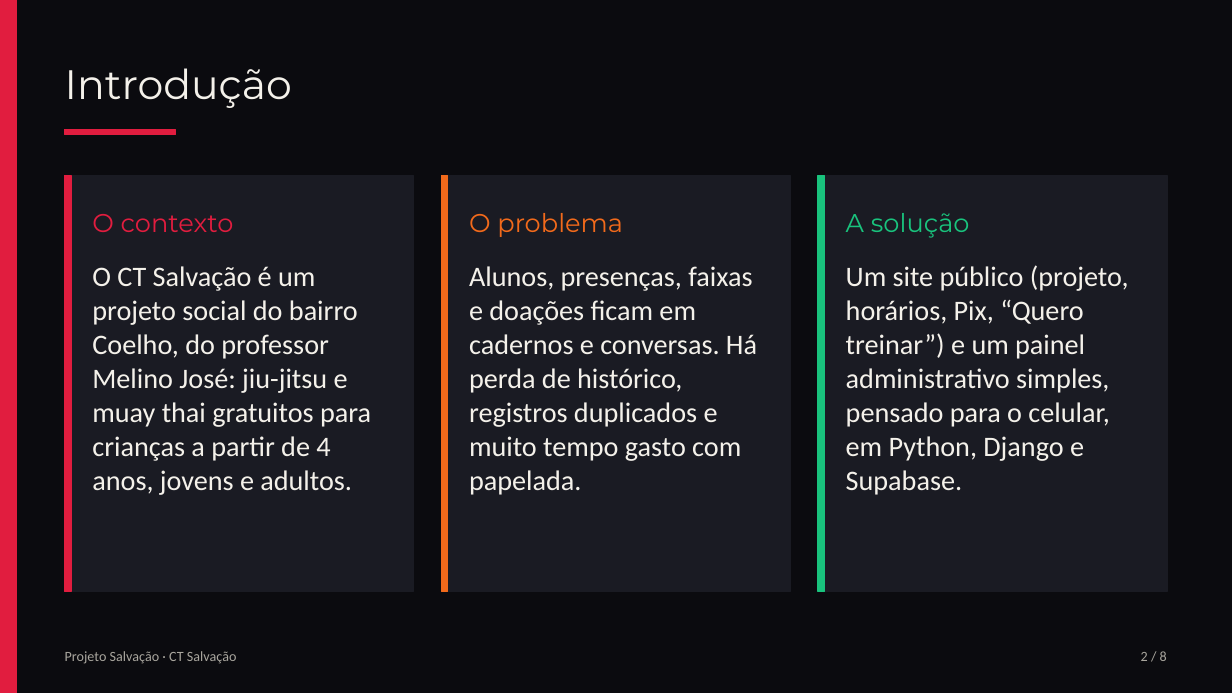
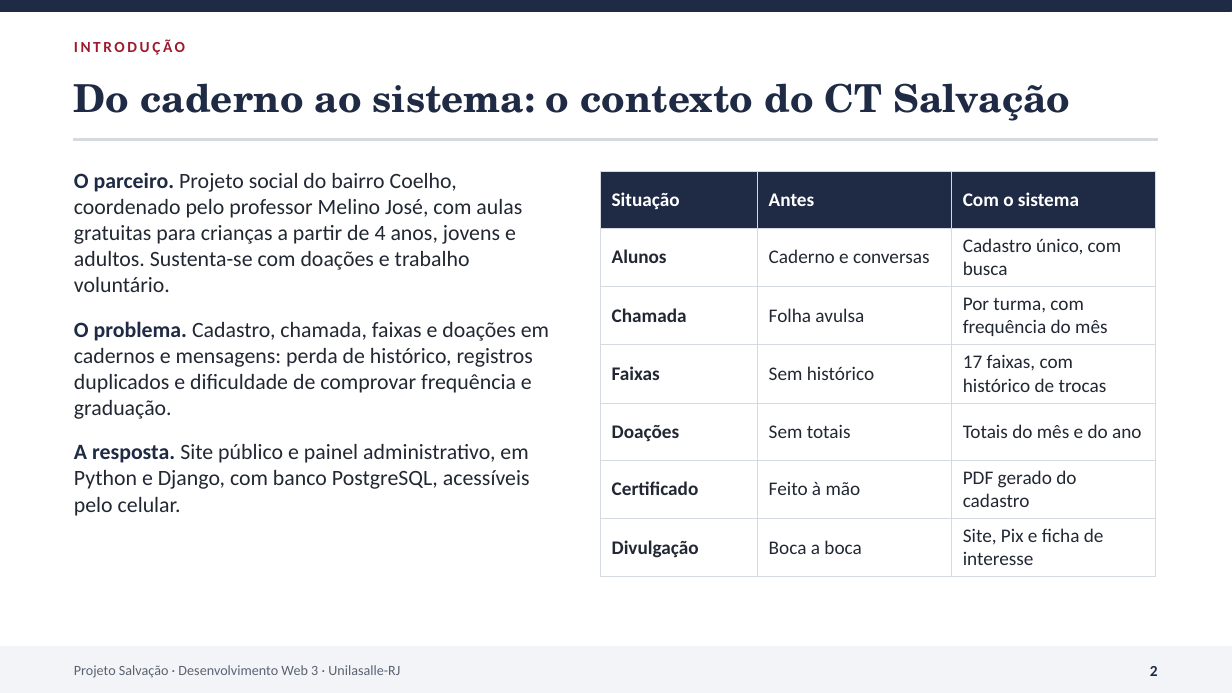
Before and after one commit to kaiozxs/acaosocial, a slide deck: slide 2 of docs/slides-projeto-de-extensao.pptx. Drawn at 1232x693 pixels with LibreOffice and Linux fonts; fonts in the diff are those of the drawing. Boxes give left, top, right and bottom in pixels: in the first picture for what was removed or moved away, otherwise in the second. Text is boxed around its words. In the diff, an @@ line names an element or a change of style, - is before the commit and + after.

```diff
--- a/docs/slides-projeto-de-extensao.pptx
+++ b/docs/slides-projeto-de-extensao.pptx
@@ background #0B0B0F to #FFFFFF @@
@@ rectangle removed at bbox=[0, 0, 17, 693] @@
@@ rectangle added at bbox=[0, 0, 1232, 11], fill #1F2A44, outline #1F2A44 1 pt @@
@@ text at bbox=[74, 39, 185, 55]: text changed; size 32 to 12 pt; font Montserrat to Calibri; text colour #F4F1EA to #9B1C2E; bold on @@
-Introdução
+INTRODUÇÃO
@@ text added at bbox=[74, 83, 1070, 121], 30 pt, text #1F2A44, bold @@
+Do caderno ao sistema: o contexto do CT Salvação
@@ rectangle removed at bbox=[65, 129, 176, 135] @@
@@ rectangle added at bbox=[74, 139, 1158, 140], fill #D5D9E0, outline #D5D9E0 1 pt @@
@@ rectangle removed at bbox=[65, 176, 414, 592] @@
@@ rectangle removed at bbox=[65, 176, 71, 592] @@
@@ text added at bbox=[74, 172, 549, 516], 17 pt, text #222833 @@
+O parceiro. Projeto social do bairro Coelho, coordenado pelo professor Melino José, com aulas gratuitas para crianças a partir de 4 anos, jovens e adultos. Sustenta-se com doações e trabalho voluntário.
+O problema. Cadastro, chamada, faixas e doações em cadernos e mensagens: perda de histórico, registros duplicados e dificuldade de comprovar frequência e graduação.
+A resposta. Site público e painel administrativo, em Python e Django, com banco PostgreSQL, acessíveis pelo celular.
@@ rectangle removed at bbox=[442, 176, 791, 592] @@
@@ rectangle removed at bbox=[442, 176, 448, 592] @@
@@ table added at bbox=[601, 171, 1155, 569], 7 rows, 3 columns @@
+Situação | Antes | Com o sistema
+Alunos | Caderno e conversas | Cadastro único, com busca
+Chamada | Folha avulsa | Por turma, com frequência do mês
+Faixas | Sem histórico | 17 faixas, com histórico de trocas
+Doações | Sem totais | Totais do mês e do ano
+Certificado | Feito à mão | PDF gerado do cadastro
+Divulgação | Boca a boca | Site, Pix e ficha de interesse
@@ rectangle removed at bbox=[818, 176, 1167, 592] @@
@@ rectangle removed at bbox=[818, 176, 824, 592] @@
@@ text removed at bbox=[92, 214, 234, 232] @@
-O contexto
@@ text removed at bbox=[469, 213, 623, 237] @@
-O problema
@@ text removed at bbox=[846, 213, 970, 238] @@
-A solução
@@ text removed at bbox=[92, 266, 371, 495] @@
-O CT Salvação é um projeto social do bairro Coelho, do professor Melino José: jiu-jitsu e muay thai gratuitos para crianças a partir de 4 anos, jovens e adultos.
@@ text removed at bbox=[469, 266, 757, 495] @@
-Alunos, presenças, faixas e doações ficam em cadernos e conversas. Há perda de histórico, registros duplicados e muito tempo gasto com papelada.
@@ text removed at bbox=[846, 265, 1129, 495] @@
-Um site público (projeto, horários, Pix, “Quero treinar”) e um painel administrativo simples, pensado para o celular, em Python, Django e Supabase.
@@ rectangle added at bbox=[0, 647, 1232, 693], fill #F3F4F7, outline #F3F4F7 1 pt @@
@@ text removed at bbox=[65, 651, 237, 664] @@
-Projeto Salvação · CT Salvação
@@ text added at bbox=[74, 665, 400, 678], 11 pt, text #5A6272 @@
+Projeto Salvação · Desenvolvimento Web 3 · Unilasalle-RJ
@@ text at bbox=[1150, 666, 1158, 676]: text changed; size 11 to 12 pt; text colour #A9A69E to #1F2A44; bold on @@
-2 / 8
+2
```
Also in this commit, not shown: 7 other slides changed, 4 other files.
